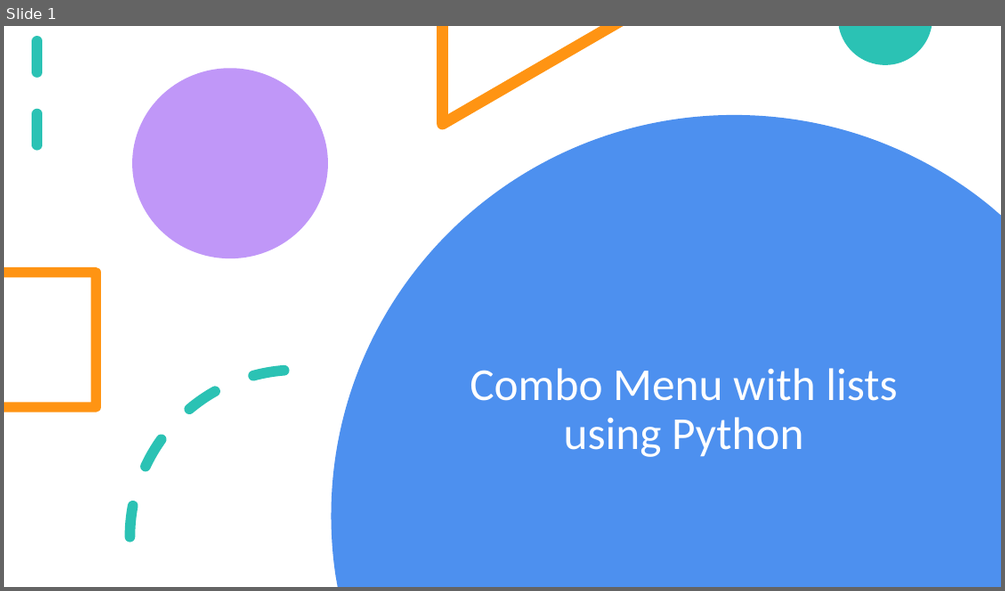
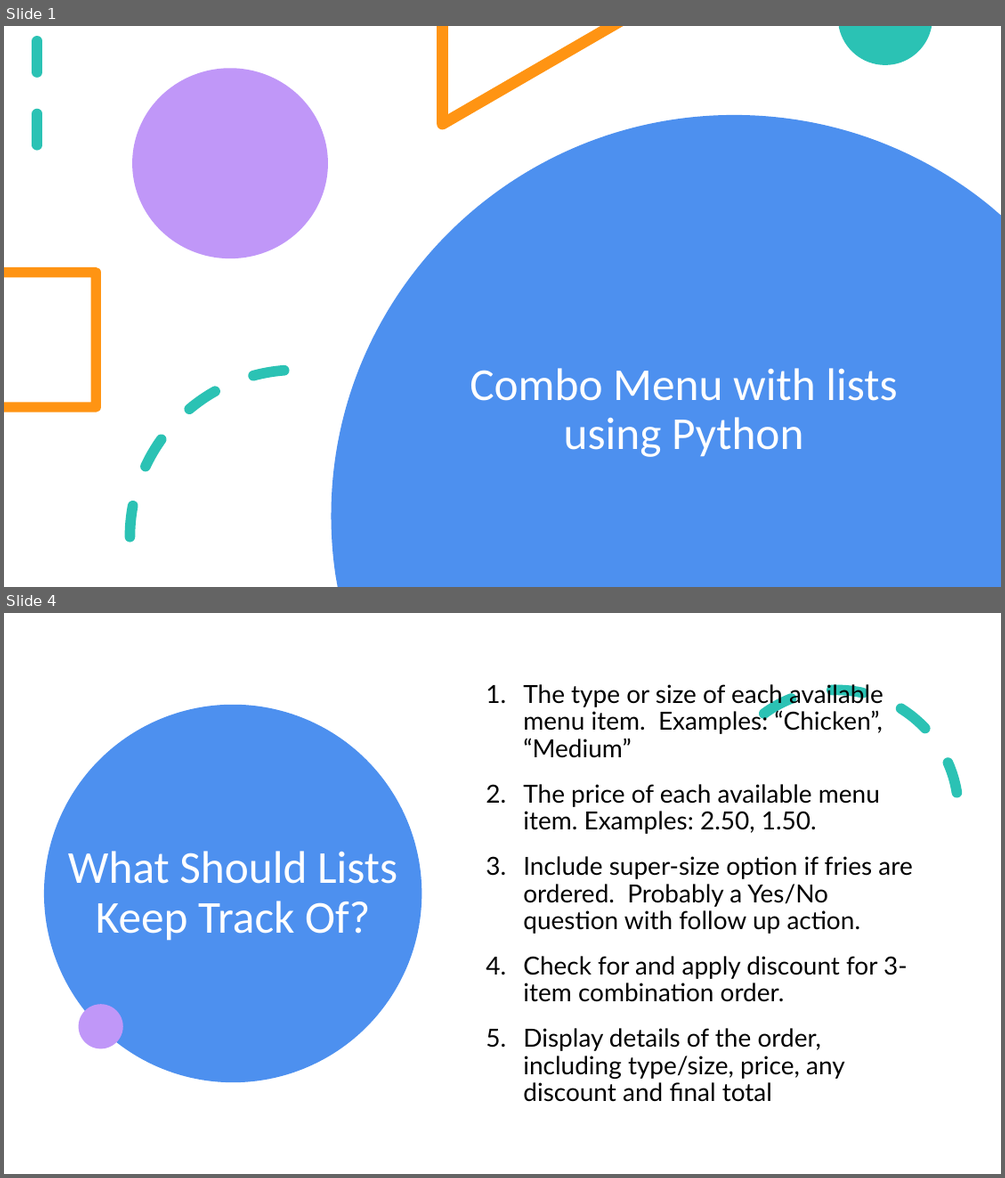
Before and after one commit to fmorriso/python-combo-menu-using-list, a slide deck: Combo Menu with lists using python.pptx. Shown one above the other, each under a label of ours: slide 1 before the commit, slides 1 and 4 after it; the slides between them are not shown. The pictures are 1005x591 and 1005x1178 pixels, drawn with LibreOffice and Linux fonts; fonts in the diff are those of the drawing. Boxes give left, top, right and bottom in pixels: in the first picture for what was removed or moved away, otherwise in the second. Text is boxed around its words. In the diff, an @@ line names an element or a change of style, - is before the commit and + after.

Commit message:
what to track in lists

```diff
--- a/Combo Menu with lists using python.pptx
+++ b/Combo Menu with lists using python.pptx
@@ slide 4 added at (4, 613, 1001, 1174), background #FFFFFF @@
@@ arc (boxed as its full ellipse) added at (670, 645, 1001, 979), outline #2BC2B4 10 pt dashed @@
@@ text added at (523, 684, 912, 1102), 24 pt, text #000000 @@
+1. The type or size of each available menu item. Examples: “Chicken”, “Medium”
+2. The price of each available menu item. Examples: 2.50, 1.50.
+3. Include super-size option if fries are ordered. Probably a Yes/No question with follow up action.
+4. Check for and apply discount for 3-item combination order.
+5. Display details of the order, including type/size, price, any discount and final total
@@ ellipse added at (44, 705, 421, 1082), fill #4D90EF @@
@@ title added at (68, 851, 397, 941), 44 pt, text #FFFFFF @@
+What Should Lists Keep Track Of?
@@ ellipse added at (79, 1004, 123, 1049), fill #C097F8 @@
```
Also in this commit, not shown: 2 slides changed.
